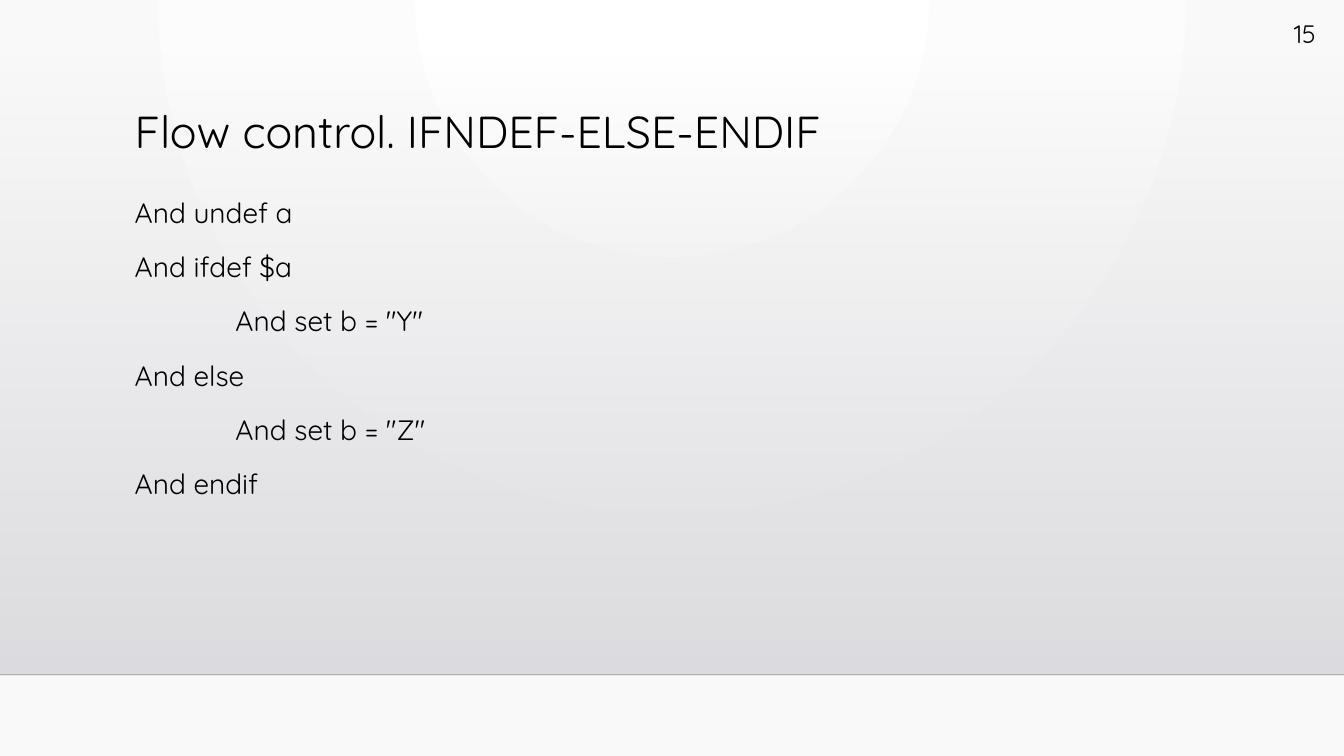
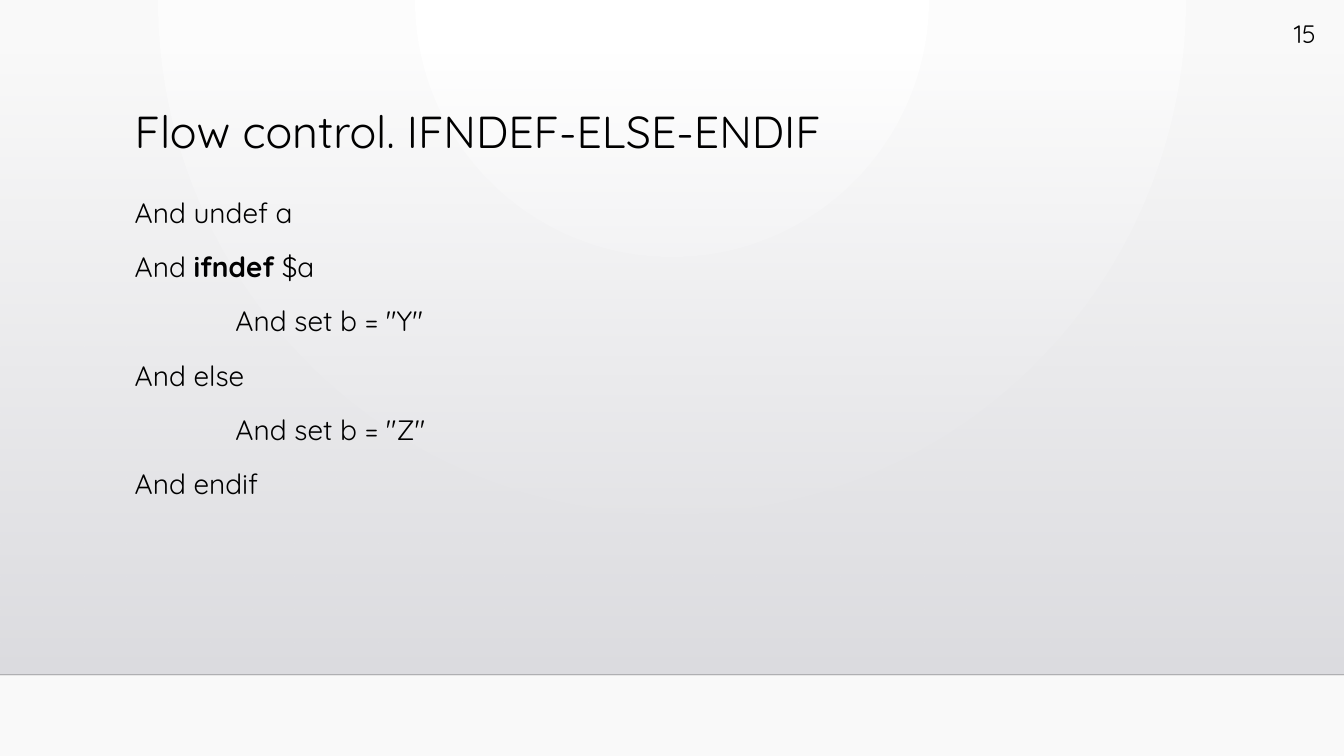
Before and after one commit to slipchansky/ats-unified, a slide deck: slide 60 of ats-presentation/ats-unified.pptx (slide 47 before the commit). Drawn at 1344x756 pixels with LibreOffice and Linux fonts; fonts in the diff are those of the drawing; background and template pictures are left out. Boxes give left, top, right and bottom in pixels: in the first picture for what was removed or moved away, otherwise in the second. Text is boxed around its words. In the diff, an @@ line names an element or a change of style, - is before the commit and + after.

```diff
--- a/ats-presentation/ats-unified.pptx
+++ b/ats-presentation/ats-unified.pptx
@@ text at [135, 254, 315, 281]: text changed; bold on @@
-And ifdef $a
+And ifndef $a
```
Also in this commit, not shown: 30 other slides changed, 14 slides added, 1 slide removed.
